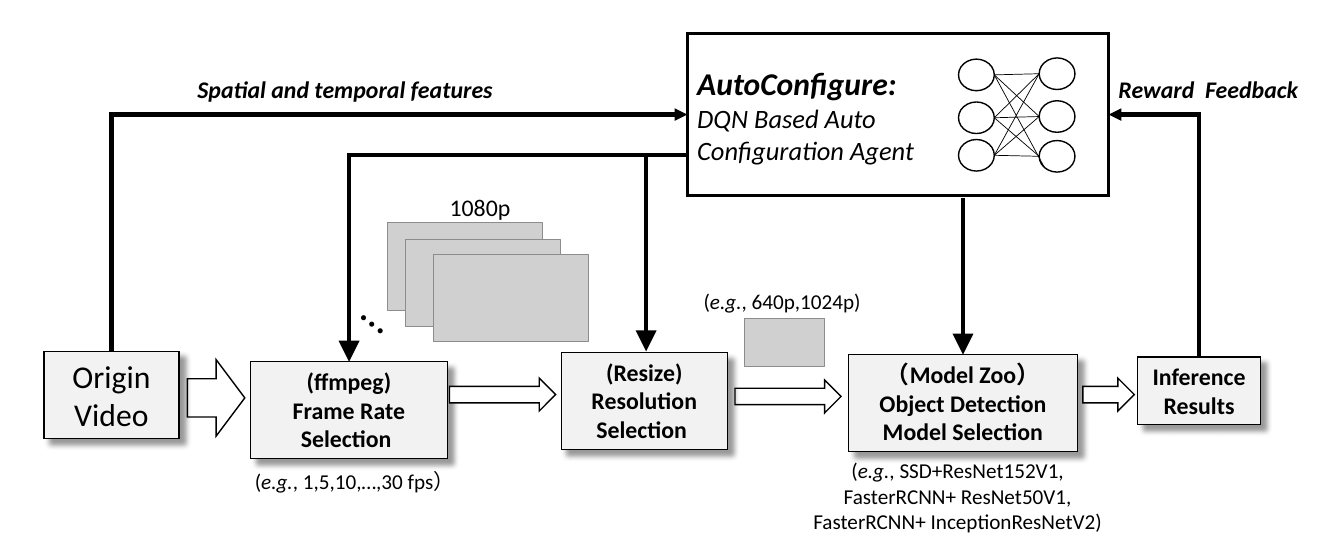
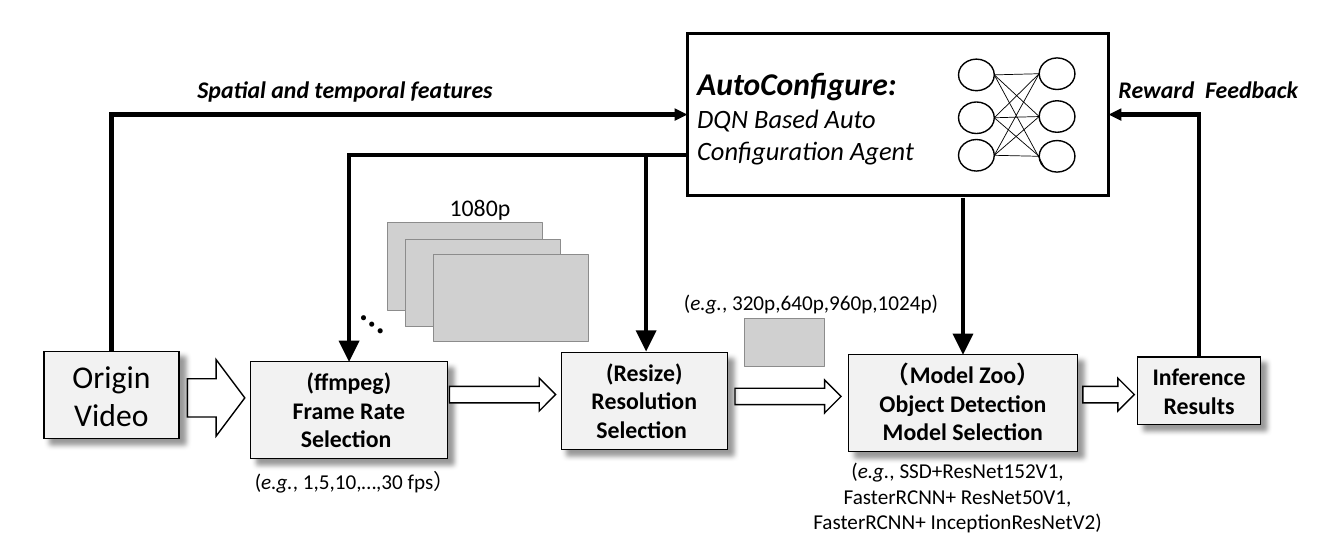
Before and after one commit to ZhaoliangHe/PerConfigure_Paper, a slide deck: slide 1 of paper/figures/auto_framework.pptx. Drawn at 1344x558 pixels with LibreOffice and Linux fonts; fonts in the diff are those of the drawing; grey boxes stand for pictures. Boxes give left, top, right and bottom in pixels: in the first picture for what was removed or moved away, otherwise in the second. Text is boxed around its words. In the diff, an @@ line names an element or a change of style, - is before the commit and + after.

```diff
--- a/paper/figures/auto_framework.pptx
+++ b/paper/figures/auto_framework.pptx
@@ text at box(684, 294, 938, 314): text changed @@
-(e.g., 640p,1024p)
+(e.g., 320p,640p,960p,1024p)
```
Also in this commit, not shown: 14 other files.
